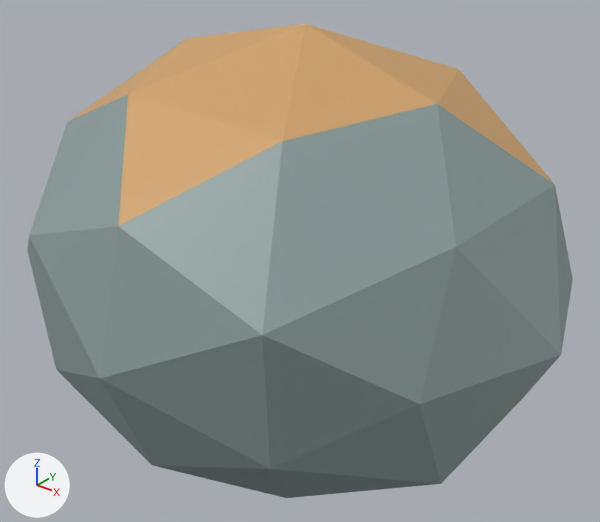
Renders of the glTF model game/modules/core/models/rock.gltf from each side of a commit.
Rendered twice from a 50 mm camera at (4.36, -5.52, 3.45) aimed at (-0.17, 0.14, -0.06). Lighting does not change. The marker at lower left points along +X, +Y and +Z. The older version comes first. Vertices at exactly the same position are counted once.

Names of what the first picture shows: 'rock'.
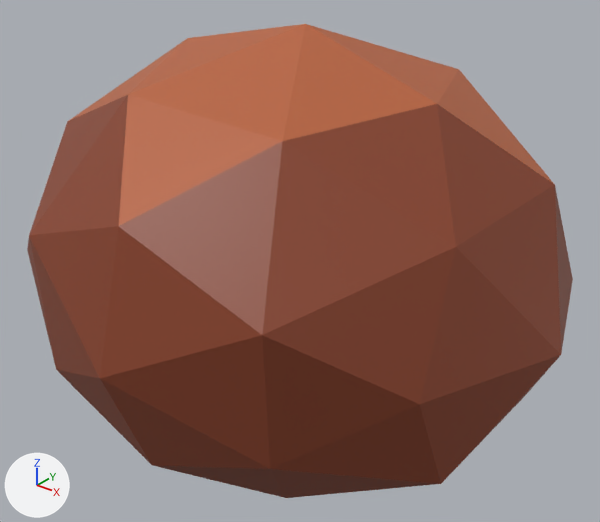
Where the change shows, as pixel boxes (x1, y1, x2, y2) in the pictures (600 x 522 px):
part 1 of me_rock, recoloured (grey to brown)
    both: (27, 95, 573, 498)
part 2 of me_rock, recoloured (darker)
    both: (69, 24, 554, 226)

What the commit changed:
me_rock has 42 vertices, 80 faces and spans x -3.05..2.52, y -2.43..2.67, z -2.15..2.21.
me_rock is used by ob_rock; location (0.0, 0.0, 0.0).
me_rock part 1: 70 faces centred in x -2.66..2.2, y -2.2..2.38, z -1.93..1.57 are repainted in the vertex colours; the middle colour goes from grey #8c9e9d to brown #8a4228.
me_rock part 2: 10 faces centred in x -1.54..1.35, y -1.53..0.87, z 1.51..2.0 are repainted in the vertex colours; the middle colour goes from orange #d1a36a to orange #b8623a.
